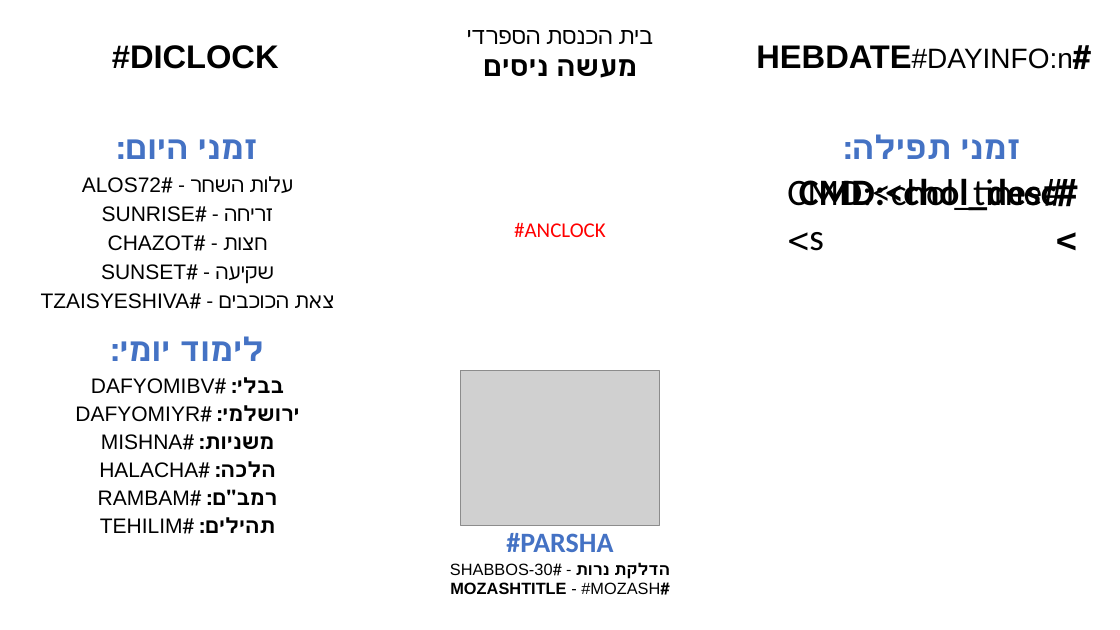
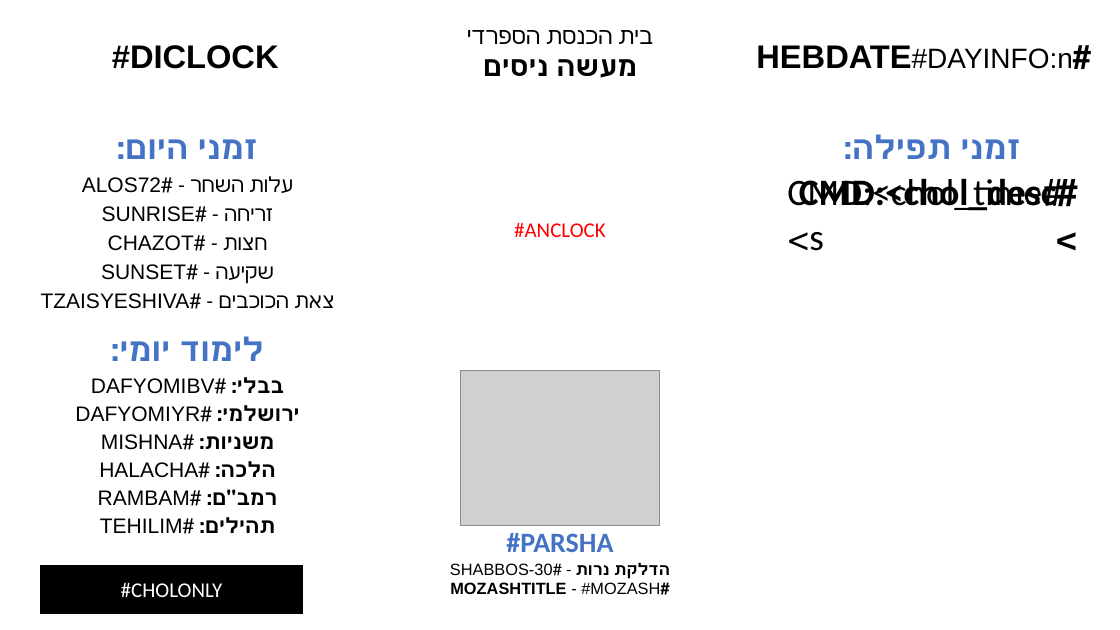
Before and after one commit to diaphone0/shul-luah, a slide deck: slide 2 of luah.pptx (slide 5 before the commit). Drawn at 1120x630 pixels with LibreOffice and Linux fonts; fonts in the diff are those of the drawing; grey boxes stand for pictures; background and template pictures are left out. Boxes give left, top, right and bottom in pixels: in the first picture for what was removed or moved away, otherwise in the second. Text is boxed around its words. In the diff, an @@ line names an element or a change of style, - is before the commit and + after.

```diff
--- a/luah.pptx
+++ b/luah.pptx
@@ rectangle added at [39, 564, 303, 615], fill #000000, outline #FFFFFF 1.5 pt, 18 pt, text #FFFFFF @@
+#CHOLONLY
```
Also in this commit, not shown: 3 other slides changed, 3 slides removed.
